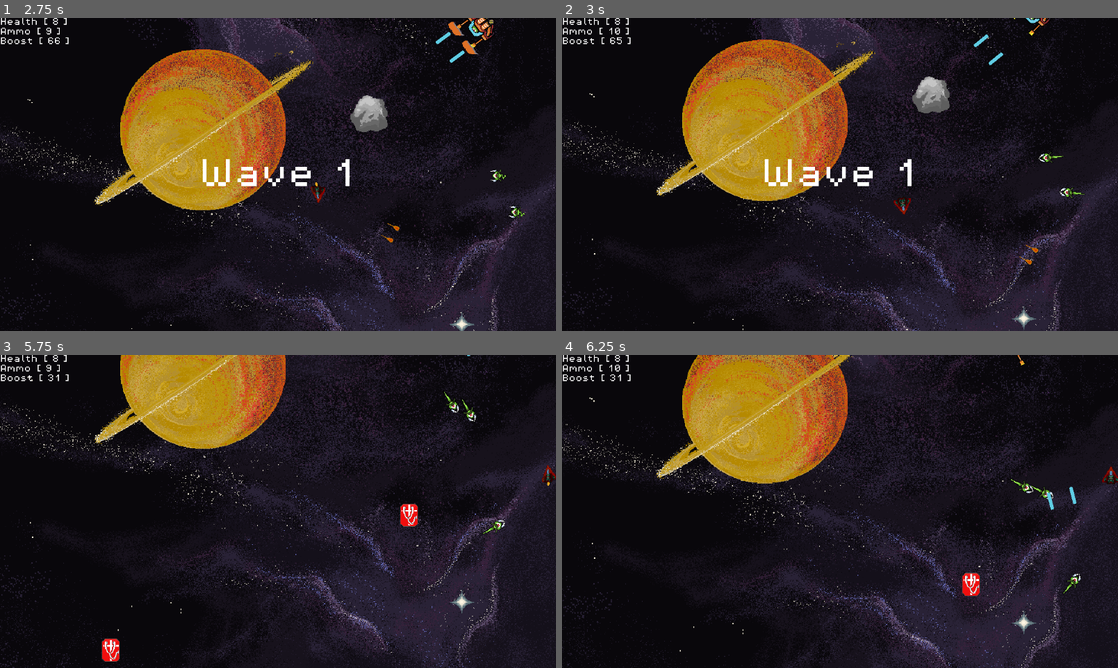
Above: before the commit, frames 1-4 (two rows, left to right).
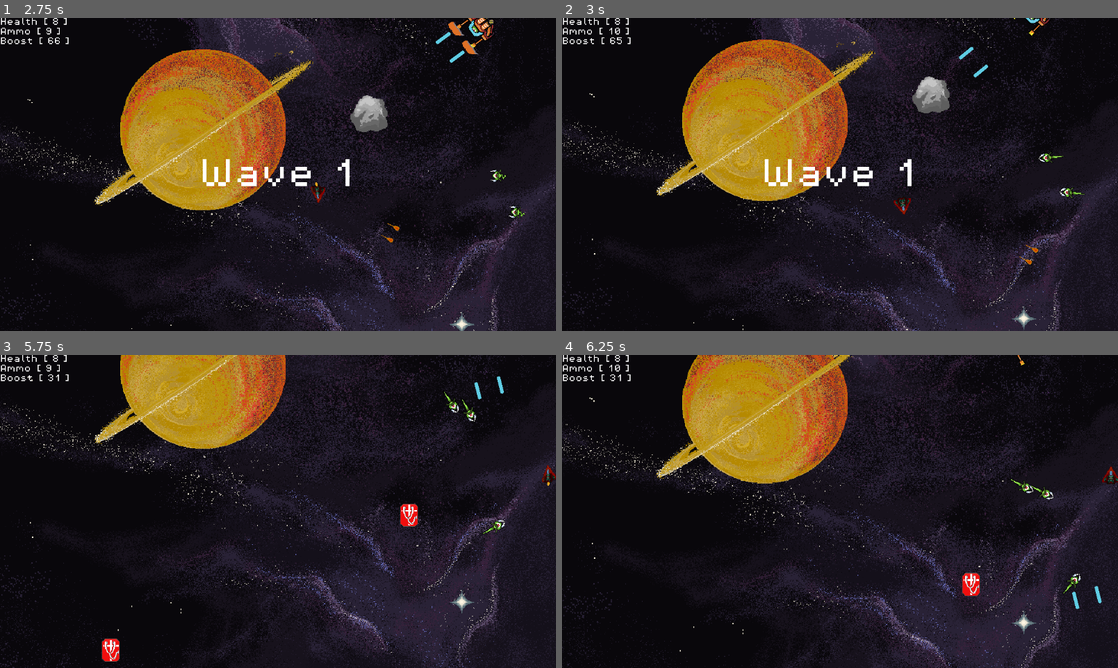
Above: after the commit, the same moments.

Repository: rylanharwood2/Adrift
Game: Godot game, scene res://scenes/game.tscn
Two runs of this game, one before a commit and one after it. Both use one fixed random seed, a clock stepped at 60 frames per second and the inputs below.
Inputs (mouse positions are in pixels of both pictures, inside the frame that each line leads up to):
- Up to frame 1 (2.75 s): tap Enter at 0.5 s; move the mouse to (400, 158) at 0.52 s; hold D (move_right) 0.53-1.25 s; hold Alt (boost) 0.53-1.25 s; click (400, 158) at 0.67 s; tap Space (shoot) at 0.8, 2.3 s; drag from (166, 190) to (344, 64) at 1.27 s; move the mouse to (333, 105) at 2.02 s; hold D (move_right) from 2.03 s (still down); hold Alt (boost) from 2.03 s (still down); click (333, 105) at 2.17 s
- Up to frame 2 (3 s): release D (move_right) at 2.75 s; release Alt (boost) at 2.75 s; drag from (812, 237) to (1079, 212) at 2.77 s
- Up to frame 3 (5.75 s): move the mouse to (444, 558) at 3.52 s; hold Left (move_left) 3.53-4.25 s; hold Alt (boost) 3.53-4.25 s; click (444, 558) at 3.67 s; tap Space (shoot) at 3.8, 5.3 s; tap R (restart) at 4.15 s; drag from (111, 464) to (478, 621) at 4.27 s; move the mouse to (305, 511) at 5.02 s; hold Left (move_left) from 5.03 s (still down); hold Alt (boost) from 5.03 s (still down); click (305, 511) at 5.17 s
- Up to frame 4 (6.25 s): release Left (move_left) at 5.75 s; release Alt (boost) at 5.75 s; drag from (756, 433) to (1056, 530) at 5.77 s

Frame 1 is identical in both runs. In frame 2, 0.2% of the frame differs, in the area x 71-80%, y 5-20%; in frame 3, less than 0.1%; in frame 4, 0.2%.

Commit message:
Adds ice powerup

Diff:
--- /dev/null
+++ b/scenes/bullet.gdshader
@@ -0,0 +1,12 @@
+shader_type canvas_item;
+
+uniform bool blue = false;
+
+void fragment() {
+	// Called for every pixel the material is visible on.
+	vec4 color = texture(TEXTURE, UV);
+	if (blue) {
+		color.rgb = mix(color.rgb, vec3(0.5, 0.5, 1), 0.8);
+	}
+	COLOR = color;
+}
--- a/scenes/bullet.tscn
+++ b/scenes/bullet.tscn
@@ -1,11 +1,49 @@
-[gd_scene load_steps=6 format=3 uid="uid://bkguwvaq5v04b"]
+[gd_scene load_steps=17 format=3 uid="uid://bkguwvaq5v04b"]
 
 [ext_resource type="Texture2D" uid="uid://bvmr3lh0msqfl" path="res://assets/sprites/player/default_bullet.png" id="1_506iy"]
+[ext_resource type="Shader" uid="uid://b1bh2wboq41y5" path="res://scenes/bullet.gdshader" id="1_l5glv"]
 [ext_resource type="Script" uid="uid://bi2c1i7xufus6" path="res://scripts/bullet.gd" id="1_ram36"]
+[ext_resource type="Texture2D" uid="uid://c3crhyilqm1j4" path="res://assets/sprites/player/spaceship_frozone_bullets.png" id="3_eoqba"]
+
+[sub_resource type="ShaderMaterial" id="ShaderMaterial_eoqba"]
+shader = ExtResource("1_l5glv")
+shader_parameter/blue = false
 
 [sub_resource type="AtlasTexture" id="AtlasTexture_1uvfu"]
 atlas = ExtResource("1_506iy")
 region = Rect2(0, 0, 30, 23)
+
+[sub_resource type="AtlasTexture" id="AtlasTexture_qncy5"]
+atlas = ExtResource("3_eoqba")
+region = Rect2(0, 0, 29, 20)
+
+[sub_resource type="AtlasTexture" id="AtlasTexture_tamys"]
+atlas = ExtResource("3_eoqba")
+region = Rect2(29, 0, 29, 20)
+
+[sub_resource type="AtlasTexture" id="AtlasTexture_26lx3"]
+atlas = ExtResource("3_eoqba")
+region = Rect2(58, 0, 29, 20)
+
+[sub_resource type="AtlasTexture" id="AtlasTexture_1cfmv"]
+atlas = ExtResource("3_eoqba")
+region = Rect2(87, 0, 29, 20)
+
+[sub_resource type="AtlasTexture" id="AtlasTexture_k76ql"]
+atlas = ExtResource("3_eoqba")
+region = Rect2(116, 0, 29, 20)
+
+[sub_resource type="AtlasTexture" id="AtlasTexture_in4mv"]
+atlas = ExtResource("3_eoqba")
+region = Rect2(145, 0, 29, 20)
+
+[sub_resource type="AtlasTexture" id="AtlasTexture_s437g"]
+atlas = ExtResource("3_eoqba")
+region = Rect2(174, 0, 29, 20)
+
+[sub_resource type="AtlasTexture" id="AtlasTexture_iqq7w"]
+atlas = ExtResource("3_eoqba")
+region = Rect2(203, 0, 29, 20)
 
 [sub_resource type="SpriteFrames" id="SpriteFrames_go2k2"]
 animations = [{
@@ -16,15 +54,45 @@
 "loop": true,
 "name": &"default",
 "speed": 5.0
+}, {
+"frames": [{
+"duration": 1.0,
+"texture": SubResource("AtlasTexture_qncy5")
+}, {
+"duration": 1.0,
+"texture": SubResource("AtlasTexture_tamys")
+}, {
+"duration": 1.0,
+"texture": SubResource("AtlasTexture_26lx3")
+}, {
+"duration": 1.0,
+"texture": SubResource("AtlasTexture_1cfmv")
+}, {
+"duration": 1.0,
+"texture": SubResource("AtlasTexture_k76ql")
+}, {
+"duration": 1.0,
+"texture": SubResource("AtlasTexture_in4mv")
+}, {
+"duration": 1.0,
+"texture": SubResource("AtlasTexture_s437g")
+}, {
+"duration": 1.0,
+"texture": SubResource("AtlasTexture_iqq7w")
+}],
+"loop": false,
+"name": &"frozen",
+"speed": 10.0
 }]
 
 [sub_resource type="RectangleShape2D" id="RectangleShape2D_1pa5e"]
 size = Vector2(8.93023, 46.1976)
 
 [node name="Bullet" type="AnimatedSprite2D" groups=["bullet"]]
+material = SubResource("ShaderMaterial_eoqba")
 sprite_frames = SubResource("SpriteFrames_go2k2")
+animation = &"frozen"
 autoplay = "default"
-frame_progress = 0.120155
 script = ExtResource("1_ram36")
 
 [node name="Area2D" type="Area2D" parent="."]
--- a/scenes/capo_enemy.tscn
+++ b/scenes/capo_enemy.tscn
@@ -9,6 +9,7 @@
 shader = ExtResource("2_hwjdu")
 shader_parameter/flash_color = Color(1, 1, 1, 1)
 shader_parameter/flash_modifier = 0.0
+shader_parameter/blue = false
 
 [sub_resource type="AtlasTexture" id="AtlasTexture_s3ldm"]
 atlas = ExtResource("3_0s4b1")
@@ -308,9 +309,7 @@
 material = SubResource("ShaderMaterial_i3d7n")
 rotation = 1.5708
 sprite_frames = SubResource("SpriteFrames_w8g1f")
-animation = &"death"
 autoplay = "default"
-frame_progress = 0.884851
 
 [node name="hitbox" type="CollisionShape2D" parent="."]
 position = Vector2(-1.99999, -3.09228e-11)
@@ -347,5 +346,9 @@
 [node name="death_animation" type="Timer" parent="."]
 one_shot = true
 
+[node name="ice_timer" type="Timer" parent="."]
+wait_time = 5.0
+
 [connection signal="timeout" from="flash_timer" to="." method="_on_flash_timer_timeout"]
 [connection signal="timeout" from="death_animation" to="." method="_on_death_animation_timeout"]
+[connection signal="timeout" from="ice_timer" to="." method="_on_ice_timer_timeout"]
--- a/scenes/player.tscn
+++ b/scenes/player.tscn
@@ -1,9 +1,10 @@
-[gd_scene load_steps=28 format=3 uid="uid://b327nj58ktob7"]
+[gd_scene load_steps=36 format=3 uid="uid://b327nj58ktob7"]
 
 [ext_resource type="Script" uid="uid://ccx2bwj2s8i3m" path="res://scripts/player.gd" id="1_wwnok"]
 [ext_resource type="Texture2D" uid="uid://dor3rojyhsgbu" path="res://assets/sprites/player/PlaneTurn.png" id="2_qovok"]
 [ext_resource type="Shader" uid="uid://crupfqg5q331r" path="res://scripts/flash.gdshader" id="2_xlifc"]
 [ext_resource type="Texture2D" uid="uid://dollkoll5l36" path="res://assets/sprites/player/flame.png" id="3_d8xk6"]
+[ext_resource type="Texture2D" uid="uid://xisikqweswut" path="res://assets/sprites/player/spaceship_frozone.png" id="3_fjrip"]
 [ext_resource type="AudioStream" uid="uid://cc7ky0ml6gshb" path="res://assets/sfx/ship_sounds.wav" id="4_80fm8"]
 [ext_resource type="AudioStream" uid="uid://y5oasx7yajya" path="res://assets/sfx/single_shot_2.wav" id="4_pabxg"]
 
@@ -11,6 +12,35 @@
 shader = ExtResource("2_xlifc")
 shader_parameter/flash_color = Color(1, 1, 1, 1)
 shader_parameter/flash_modifier = 0.0
+shader_parameter/blue = false
+
+[sub_resource type="AtlasTexture" id="AtlasTexture_smehm"]
+atlas = ExtResource("3_fjrip")
+region = Rect2(64, 0, 32, 32)
+
+[sub_resource type="AtlasTexture" id="AtlasTexture_ur7pv"]
+atlas = ExtResource("3_fjrip")
+region = Rect2(64, 0, 32, 32)
+
+[sub_resource type="AtlasTexture" id="AtlasTexture_y4r1p"]
+atlas = ExtResource("3_fjrip")
+region = Rect2(32, 0, 32, 32)
+
+[sub_resource type="AtlasTexture" id="AtlasTexture_d2wvv"]
+atlas = ExtResource("3_fjrip")
+region = Rect2(0, 0, 32, 32)
+
+[sub_resource type="AtlasTexture" id="AtlasTexture_3v2ag"]
+atlas = ExtResource("3_fjrip")
+region = Rect2(64, 0, 32, 32)
+
+[sub_resource type="AtlasTexture" id="AtlasTexture_jej6c"]
+atlas = ExtResource("3_fjrip")
+region = Rect2(96, 0, 32, 32)
+
+[sub_resource type="AtlasTexture" id="AtlasTexture_f1ej7"]
+atlas = ExtResource("3_fjrip")
+region = Rect2(128, 0, 32, 32)
 
 [sub_resource type="AtlasTexture" id="AtlasTexture_d84kh"]
 atlas = ExtResource("2_qovok")
@@ -42,6 +72,42 @@
 
 [sub_resource type="SpriteFrames" id="SpriteFrames_88jfr"]
 animations = [{
+"frames": [{
+"duration": 1.0,
+"texture": SubResource("AtlasTexture_smehm")
+}],
+"loop": false,
+"name": &"ice_idle",
+"speed": 5.0
+}, {
+"frames": [{
+"duration": 1.0,
+"texture": SubResource("AtlasTexture_ur7pv")
+}, {
+"duration": 1.0,
+"texture": SubResource("AtlasTexture_y4r1p")
+}, {
+"duration": 1.0,
+"texture": SubResource("AtlasTexture_d2wvv")
+}],
+"loop": false,
+"name": &"ice_tilt_left",
+"speed": 7.0
+}, {
+"frames": [{
+"duration": 1.0,
+"texture": SubResource("AtlasTexture_3v2ag")
+}, {
+"duration": 1.0,
+"texture": SubResource("AtlasTexture_jej6c")
+}, {
+"duration": 1.0,
+"texture": SubResource("AtlasTexture_f1ej7")
+}],
+"loop": false,
+"name": &"ice_tilt_right",
+"speed": 7.0
+}, {
 "frames": [{
 "duration": 1.0,
 "texture": SubResource("AtlasTexture_d84kh")
@@ -167,7 +233,7 @@
 material = SubResource("ShaderMaterial_4a8iu")
 rotation = 1.5708
 sprite_frames = SubResource("SpriteFrames_88jfr")
-animation = &"idle"
+animation = &"ice_tilt_left"
 
 [node name="flame_on" type="AnimatedSprite2D" parent="."]
 z_index = -1
@@ -228,6 +294,9 @@
 
 [node name="enemy_hit_cooldown" type="Timer" parent="."]
 one_shot = true
+
+[node name="ice_timer" type="Timer" parent="."]
+wait_time = 30.0
 
 [connection signal="player_died" from="." to="." method="_on_player_died"]
 [connection signal="ready" from="." to="." method="_on_ready"]
@@ -237,3 +306,4 @@
 [connection signal="timeout" from="flash_timer" to="." method="_on_flash_timer_timeout"]
 [connection signal="timeout" from="boost_cooldown_timer" to="." method="_on_boost_cooldown_timer_timeout"]
 [connection signal="timeout" from="enemy_hit_cooldown" to="." method="_on_enemy_hit_cooldown_timeout"]
+[connection signal="timeout" from="ice_timer" to="." method="_on_ice_timer_timeout"]
--- a/scenes/suicune_enemy.tscn
+++ b/scenes/suicune_enemy.tscn
@@ -10,6 +10,7 @@
 shader = ExtResource("1_rt8es")
 shader_parameter/flash_color = Color(1, 1, 1, 1)
 shader_parameter/flash_modifier = 1.0
+shader_parameter/blue = false
 
 [sub_resource type="AtlasTexture" id="AtlasTexture_k2qqs"]
 atlas = ExtResource("3_4d1rw")
@@ -366,7 +367,12 @@
 scale = Vector2(1.5, 1.5)
 shape = SubResource("CapsuleShape2D_rrwbv")
 
+[node name="ice_timer" type="Timer" parent="."]
+wait_time = 5.0
+one_shot = true
+
 [connection signal="ready" from="." to="." method="_on_ready"]
 [connection signal="animation_finished" from="AnimatedSprite2D" to="." method="_on_animated_sprite_2d_animation_finished"]
 [connection signal="timeout" from="flash_timer" to="." method="_on_flash_timer_timeout"]
 [connection signal="body_entered" from="Area2D" to="." method="_on_area_2d_body_entered"]
+[connection signal="timeout" from="ice_timer" to="." method="_on_ice_timer_timeout"]
--- a/scripts/bullet.gd
+++ b/scripts/bullet.gd
@@ -5,7 +5,8 @@
 @onready var bullet: AnimatedSprite2D = $"."
 @onready var player: CharacterBody2D = get_node("%Player")
 
-var speed = 300
+var speed = 300.0
+var icey = false
 
 func _physics_process(delta):
 	position -= transform.y * speed * delta
@@ -16,6 +17,8 @@
 			body.play_death()
 		else:
 			body.health -= 1
+			if icey:
+				body.turn_blue()
 		body.flash()
 
 	if body.is_in_group("asteroid"):
--- a/scripts/capo_bullet.gd
+++ b/scripts/capo_bullet.gd
@@ -1,6 +1,7 @@
 extends "res://scripts/bullet.gd"
 
 var bullet_damage = 1
+var speed_mod = 1.0
 
 signal fire_animation_done
 
@@ -22,7 +23,7 @@
 	"""
 
 func laser_shoot():
-	$".".speed = 300
+	$".".speed = 500 * speed_mod
 	$".".play("laser")
 	"""
 	give velocity
--- a/scripts/capo_enemy.gd
+++ b/scripts/capo_enemy.gd
@@ -6,7 +6,7 @@
 
 var rand = RandomNumberGenerator.new()
 
-var  SPEED = randf_range(2500.0, 3500.0)
+var  speed = randf_range(2500.0, 3500.0)
 const TURN_SPEED = 3.0 # max turn speed (idk units)
 var health: int = 5
 
@@ -17,6 +17,7 @@
 
 var left_bullet = null
 var right_bullet = null
+var speed_mod = 1.0
 
 
 func _ready() -> void:
@@ -32,10 +33,10 @@
 		target_angle = (targgg - position).angle()
 
 		# limit rotation speed
-		rotation = lerp_angle(rotation, target_angle, TURN_SPEED * delta)
+		rotation = lerp_angle(rotation, target_angle, TURN_SPEED * delta * speed_mod)
 
 		# move in dir the enemy is facing
-		velocity = direction * SPEED * delta
+		velocity = direction * speed * delta * speed_mod
 
 	if (!dead and $reload_speed.is_stopped()):
 		shoot("")
@@ -62,7 +63,13 @@
 	left_bullet.fire_animation_done.connect(_on_left_fire_animation_done)
 	right_bullet.fire_animation_done.connect(_on_right_fire_animation_done)
 	left_bullet.global_transform = $left_muzzle.global_transform
+	left_bullet.speed_mod = speed_mod
 	right_bullet.global_transform = $right_muzzle.global_transform
+	right_bullet.speed_mod = speed_mod
+	print(right_bullet.speed)
+	if speed_mod < 1:
+		left_bullet.material.set_shader_parameter("blue", true)
+		right_bullet.material.set_shader_parameter("blue", true)
 	$reload_speed.start()
 
 func _on_left_fire_animation_done():
@@ -89,3 +96,14 @@
 
 func _on_death_animation_timeout() -> void:
 	queue_free()
+
+func turn_blue():
+	$AnimatedSprite2D.material.set_shader_parameter("blue", true)
+	$ice_timer.start()
+	speed_mod = 0.5
+
+
+
+func _on_ice_timer_timeout() -> void:
+	speed_mod = 1.0
+	$AnimatedSprite2D.material.set_shader_parameter("blue", false)
--- a/scripts/flash.gdshader
+++ b/scripts/flash.gdshader
@@ -2,9 +2,13 @@
 
 uniform vec4 flash_color: source_color = vec4(1.0);
 uniform float flash_modifier: hint_range(0.0, 1.0) = 0;
+uniform bool blue = false;
 
 void fragment() {
 	vec4 color = texture(TEXTURE, UV);
+	if (blue) {
+		color.rgb = mix(color.rgb, vec3(0.5, 0.5, 1), 0.7);
+	}
 	color.rgb = mix(color.rgb, flash_color.rgb, flash_modifier);
 	COLOR = color;
 }
--- a/scripts/frozen_asteroid.gd
+++ b/scripts/frozen_asteroid.gd
@@ -27,6 +27,7 @@
 		ice_powerup.position = ice_powerup_location
 
 		game.add_child(ice_powerup)
+		ice_powerup.add_to_group("ice_powerups")
 
 		queue_free()
 
--- a/scripts/game.gd
+++ b/scripts/game.gd
@@ -20,6 +20,7 @@
 	%Player.player_died.connect($HUD.show_message)
 	#self.applied_ice.connect(self.apply_slow)
 
+
 	for health_pack in get_tree().get_nodes_in_group("health_packs"):
 		health_pack.health_pack_entered.connect(%Player.change_health)
 
@@ -27,7 +28,8 @@
 	print("apply_slow")
 
 func _process(_delta: float) -> void:
-	pass
+	for ice_powerup in get_tree().get_nodes_in_group("ice_powerups"):
+		ice_powerup.applied_ice.connect(%Player.active_ice_powerup)
 
 func new_game():
 	$HUD.show_message("")#Welcome to the \nThunderdome!!")
--- a/scripts/ice_powerup.gd
+++ b/scripts/ice_powerup.gd
@@ -19,5 +19,5 @@
 # I added an area2d as a hitbox for player detection
 func _on_area_2d_body_entered(body: Node2D) -> void:
 	#player.activate_ice_powerup()
-
+	applied_ice.emit()
 	queue_free()
--- a/scripts/player.gd
+++ b/scripts/player.gd
@@ -41,6 +41,7 @@
 var last_boost: int = -1
 var just_hit = false
 var dead = false
+var iced_up = false
 
 var scene = preload("res://scenes/bullet.tscn")
 
@@ -107,10 +108,14 @@
 func shoot(_bullet_typey):
 	var bullet = scene.instantiate()
 	bullet.speed *= 2
+	if iced_up:
+		bullet.icey = true
 	$shoot_sound.set_pitch_scale(rng.randf_range(0.95, 1.25))
 	$shoot_sound.play()
 	owner.add_child(bullet)
 	bullet.transform = $muzzle.global_transform
+	if iced_up:
+		bullet.play("frozen")
 	ammo -= 1
 
 func detect_shoot():
@@ -141,7 +146,7 @@
 # boooooooooost
 func boost() -> void:
 	print("modulating")
-	$ship.modulate = Color(0.5, 0.5, 1.0)
+	$ship.modulate = Color(0.5, 0.5, 1.0, 1.0)
 	if boost_meter > 0:
 		velocity += (rotation_direction * boost_acceleration)
 		boost_meter -= 0.4
@@ -161,13 +166,22 @@
 func play_tilting_animation() -> void:
 	var tilting_direction = Input.get_axis("move_left", "move_right")
 	if tilting_direction == 1 and !is_tilting:
-		$ship.play("tilt_right")
+		if iced_up:
+			$ship.play("ice_tilt_right")
+		else:
+			$ship.play("tilt_right")
 		is_tilting = true
 	elif tilting_direction == -1 and !is_tilting:
-		$ship.play("tilt_left")
+		if iced_up:
+			$ship.play("ice_tilt_left")
+		else:
+			$ship.play("tilt_left")
 		is_tilting = true
 	if tilting_direction == 0:
-		$ship.play("idle")
+		if iced_up:
+			$ship.play("ice_idle")
+		else:
+			$ship.play("idle")
 		is_tilting = false
 
 func play_flame_amimation() -> void:
@@ -211,7 +225,7 @@
 
 
 func active_ice_powerup() -> void:
-	print("moan")
+	iced_up = true
 
 # theres prob a better way of doing this but these set up the signal to change the HUD
 func update_health_changed(updated_health):
@@ -239,3 +253,7 @@
 	if dead:
 		if Input.is_action_pressed("restart"):
 			get_tree().change_scene_to_file("res://scenes/game.tscn")
+
+
+func _on_ice_timer_timeout() -> void:
+	iced_up = false
--- a/scripts/suicune_enemy.gd
+++ b/scripts/suicune_enemy.gd
@@ -6,13 +6,14 @@
 
 var rand = RandomNumberGenerator.new()
 
-var  SPEED = randf_range(3500.0, 4500.0)
+var  speed = randf_range(3500.0, 4500.0)
 const TURN_SPEED = 2.0 # max turn speed (idk units)
 var health: int = 2
 var dead: bool = false
 
 var targgg = Vector2(0,0)
 var target_angle = Vector2(0,0)
+var speed_mod = 1.0
 
 
 func flash():
@@ -36,11 +37,11 @@
 		#velocity = direction * SPEED * delta
 
 	# limit rotation speed
-		rotation = lerp_angle(rotation, target_angle, TURN_SPEED * delta)
+		rotation = lerp_angle(rotation, target_angle, TURN_SPEED * delta * speed_mod)
 
 	# move in dir the enemy is facing
 
-		velocity = direction * SPEED * delta
+		velocity = direction * speed * delta * speed_mod
 
 	if dead:
 		velocity = Vector2(0,0)
@@ -73,3 +74,12 @@
 func _on_animated_sprite_2d_animation_finished() -> void:
 	if $AnimatedSprite2D.animation == "death":
 		queue_free()
+
+func turn_blue():
+	$AnimatedSprite2D.material.set_shader_parameter("blue", true)
+	$ice_timer.start()
+	speed_mod = 0.5
+
+func _on_ice_timer_timeout() -> void:
+	speed_mod = 1.0
+	$AnimatedSprite2D.material.set_shader_parameter("blue", false)
Not shown, added: scenes/bullet.gdshader.uid
